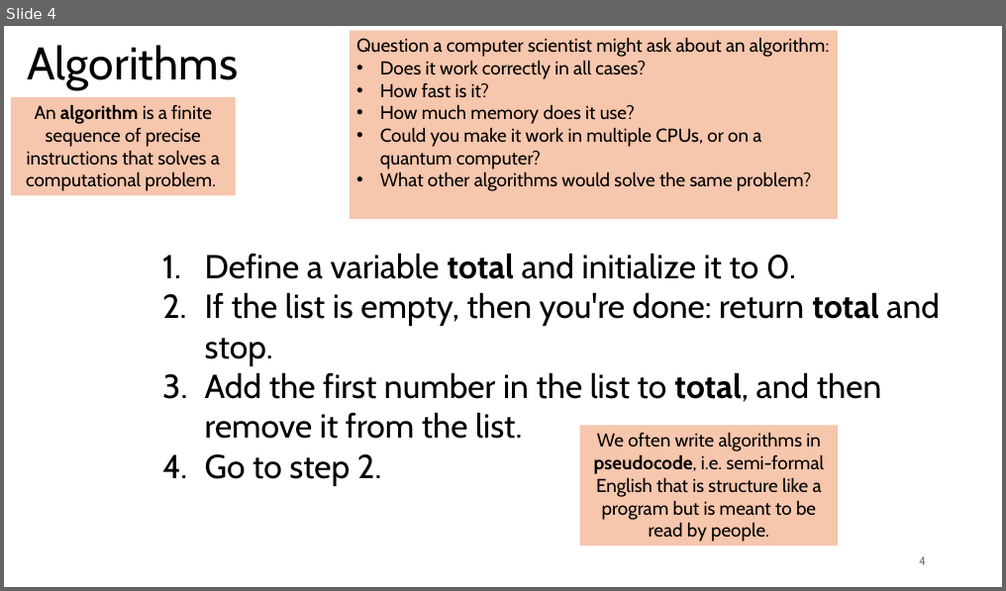
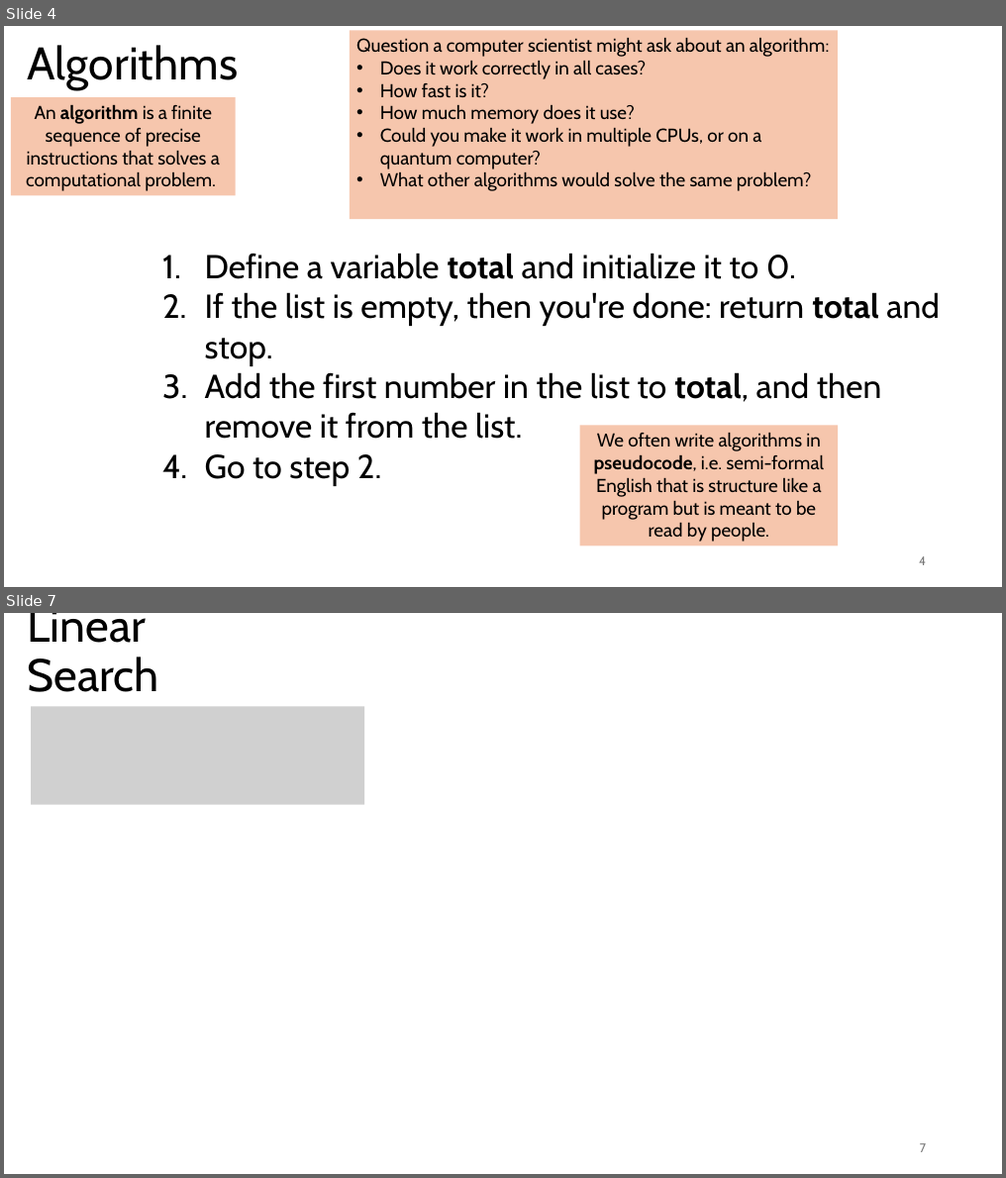
Before and after one commit to tjd1234/cmpt120fall2024, a slide deck: lecture_notes/chapter_algorithms/alg1_linear_search/chapter_linear_search.pptx. Shown one above the other, each under a label of ours: slide 4 before the commit, slides 4 and 7 after it; the slides between them are not shown. The pictures are 1006x591 and 1006x1178 pixels, drawn with LibreOffice and Linux fonts; fonts in the diff are those of the drawing; grey boxes stand for pictures. Boxes give left, top, right and bottom in pixels: in the first picture for what was removed or moved away, otherwise in the second. Text is boxed around its words. In the diff, an @@ line names an element or a change of style, - is before the commit and + after.

```diff
--- a/lecture_notes/chapter_algorithms/alg1_linear_search/chapter_linear_search.pptx
+++ b/lecture_notes/chapter_algorithms/alg1_linear_search/chapter_linear_search.pptx
@@ slide 7 added at box(4, 613, 1002, 1174), background #FFFFFF @@
@@ title added at box(28, 613, 159, 692), 44 pt, text #000000 @@
+Linear Search
@@ picture added at box(31, 707, 364, 805) @@
@@ page number added at box(920, 1144, 926, 1153), 12 pt, text #797979 @@
+7
```
Also in this commit, not shown: 26 slides changed, 7 other slides added, 1 other file.
